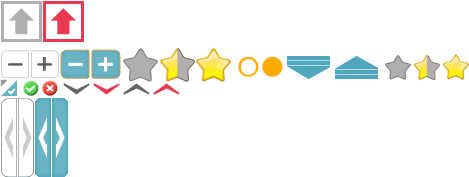
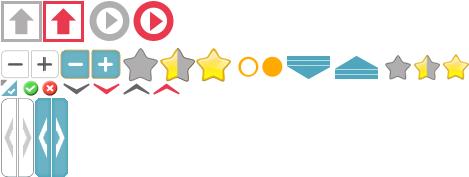
Before/after of a 469 x 177 layered artwork. What changed in the layer stack:
added layer "形状 35 副本" above "形状 35" over <box>106,11,118,30</box>
added layer "形状 35" above "形状 33 副本" over <box>150,11,163,31</box>
added layer "形状 34 副本 2" above "形状 34" over <box>133,1,174,41</box>
added layer "形状 34" above "形状 33" over <box>89,1,130,41</box>
